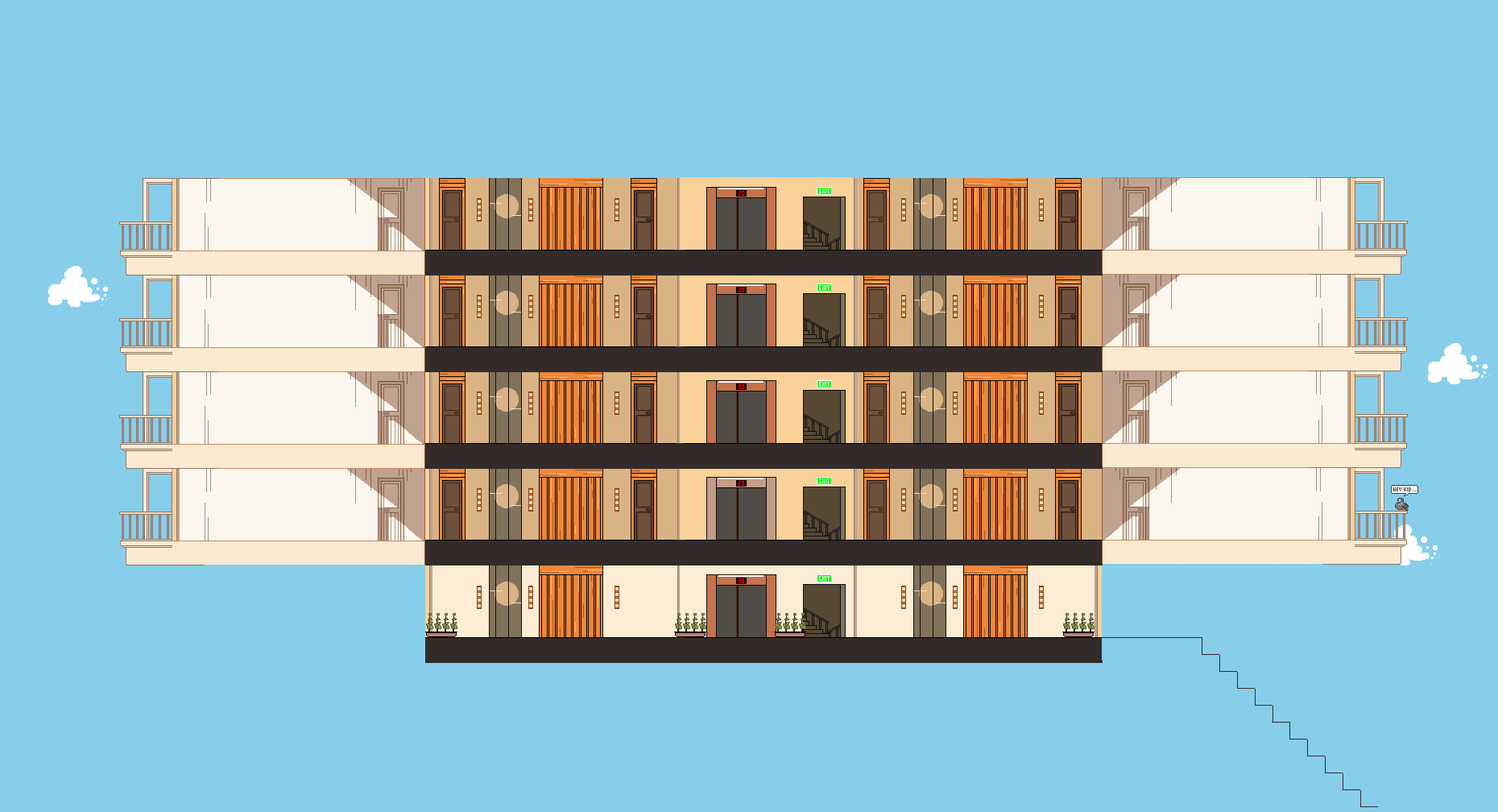
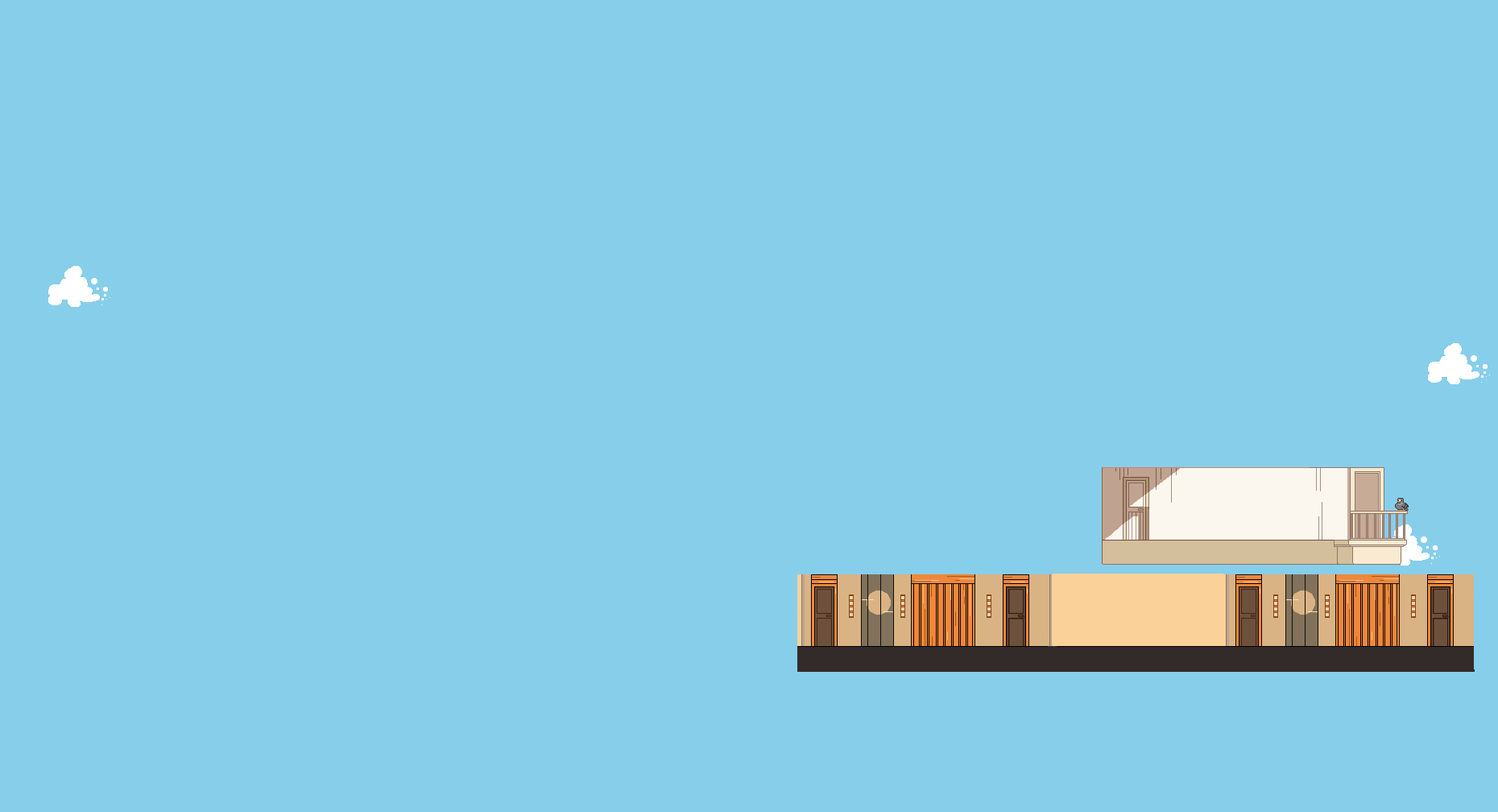
Layer changes from the first 1498px x 812px image to the second:
hid group "floor 23" (23 layers) over box(119, 177, 1408, 276)
hid group "floor 22" (23 layers) over box(119, 273, 1408, 372)
hid group "floor 21" (23 layers) over box(119, 370, 1408, 469)
hid "floor 20 apartment B" (4th of 4, in "floor 20") over box(172, 468, 425, 565)
hid "balcony B" (4th of 4, in "floor 20") over box(119, 467, 426, 566)
hid group "elevator" (4th of 4, in "floor 20") (7 layers) over box(706, 476, 777, 540)
hid group "staircase" (4th of 4, in "floor 20") (7 layers) over box(802, 476, 846, 540)
added layer "hallway" in group "floor 20" over box(797, 573, 1475, 672)
hid "floor 20 hallway a" (4th of 4, in "floor 20") over box(849, 467, 1102, 564)
hid "floor 20 hallway c" (4th of 4, in "floor 20") over box(425, 467, 1103, 566)
hid "floor 20 hallway b" (4th of 4, in "floor 20") over box(677, 467, 991, 566)
removed layer "floor 20 apartment A" (4th of 4, in "floor 20") from group "floor 20" over box(1102, 467, 1355, 564)
renamed "balcony" to "apartment with balcony", painted on it over box(1101, 467, 1408, 565)
hid "speech" over box(1390, 484, 1418, 496)
hid "speech bg" over box(1391, 484, 1418, 496)
hid group "entrance" (9 layers) over box(425, 557, 1378, 807)
painted on "Gradient Fill 1" over box(119, 177, 1475, 807)
